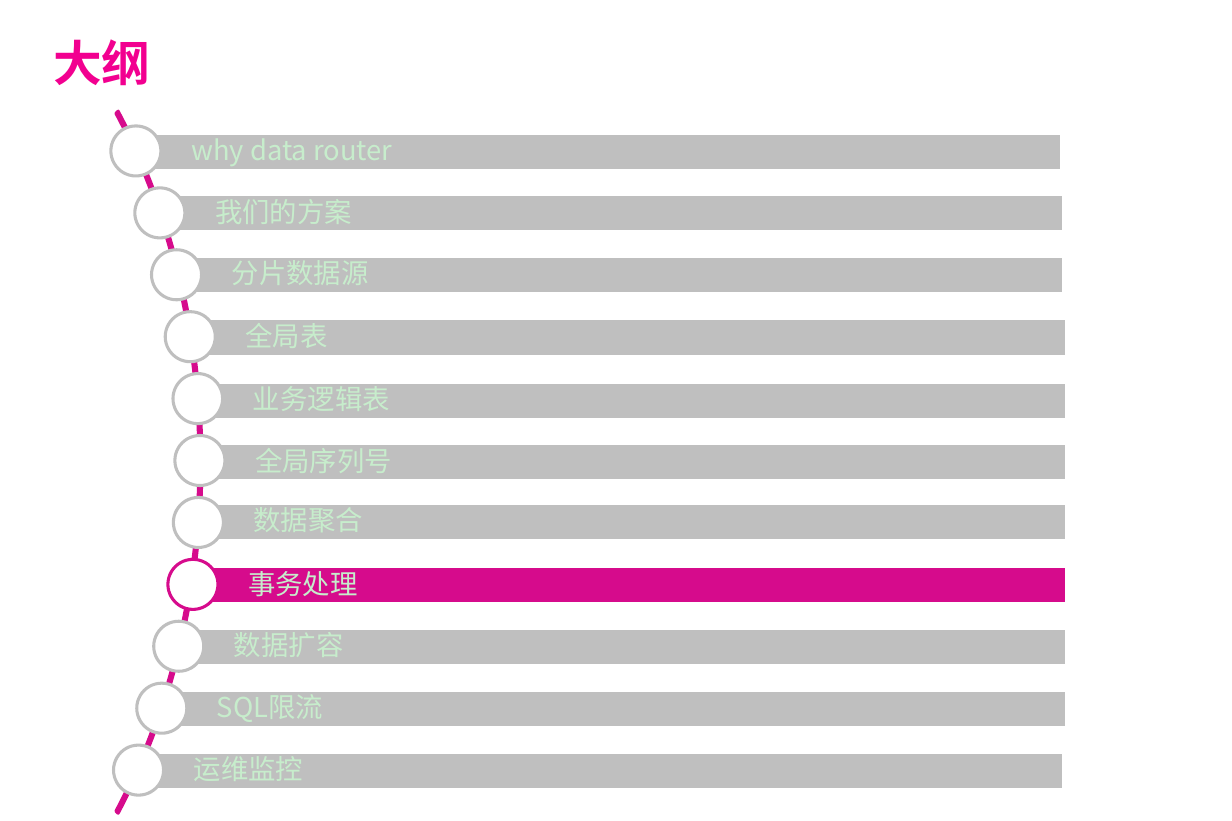
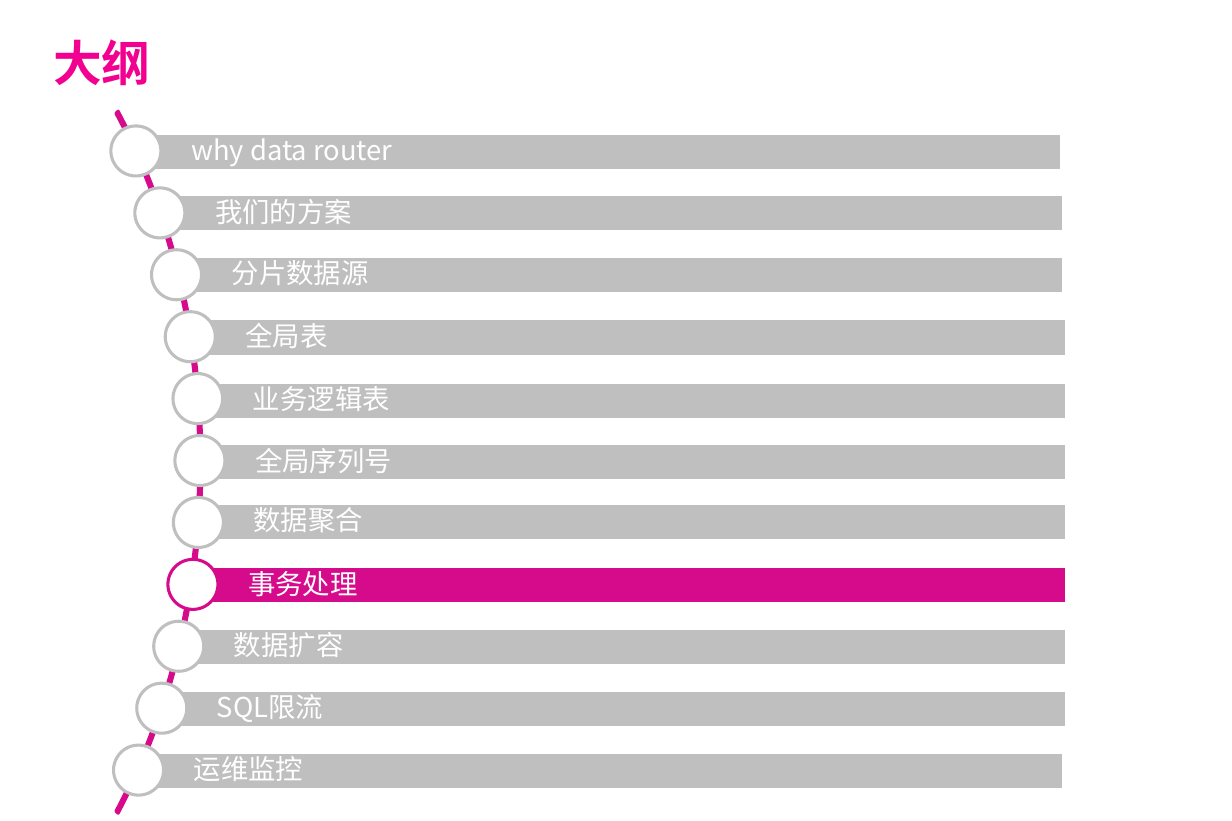
Before and after one commit to balancebeam/sherlock, a slide deck: slide 32 of pddl-doc/数据路由介绍.pptx (slide 31 before the commit). Drawn at 1232x821 pixels with LibreOffice and Linux fonts; fonts in the diff are those of the drawing; background and template pictures are left out. Boxes give left, top, right and bottom in pixels: in the first picture for what was removed or moved away, otherwise in the second. Text is boxed around its words. In the diff, an @@ line names an element or a change of style, - is before the commit and + after.

```diff
--- a/pddl-doc/数据路由介绍.pptx
+++ b/pddl-doc/数据路由介绍.pptx
@@ freeform shape "事务处理" at [193,567,1067,605]: text colour #C7EDCC to #FFFFFF; outline #C7EDCC 2 pt to #FFFFFF 2 pt @@
@@ text colour #C7EDCC to #FFFFFF; fill #75D281 to #BFBFBF; outline #C7EDCC 2 pt to #FFFFFF 2 pt in 10 elements at [136,134,1061,171], [160,195,1064,232], [176,256,1063,293], [191,319,1067,356], [198,382,1067,419], [200,444,1067,481], [198,504,1067,541], [162,691,1067,728], [179,629,1066,666], [139,752,1064,790] @@
```
Also in this commit, not shown: 41 other slides changed, 1 slide added, 1 other file.
